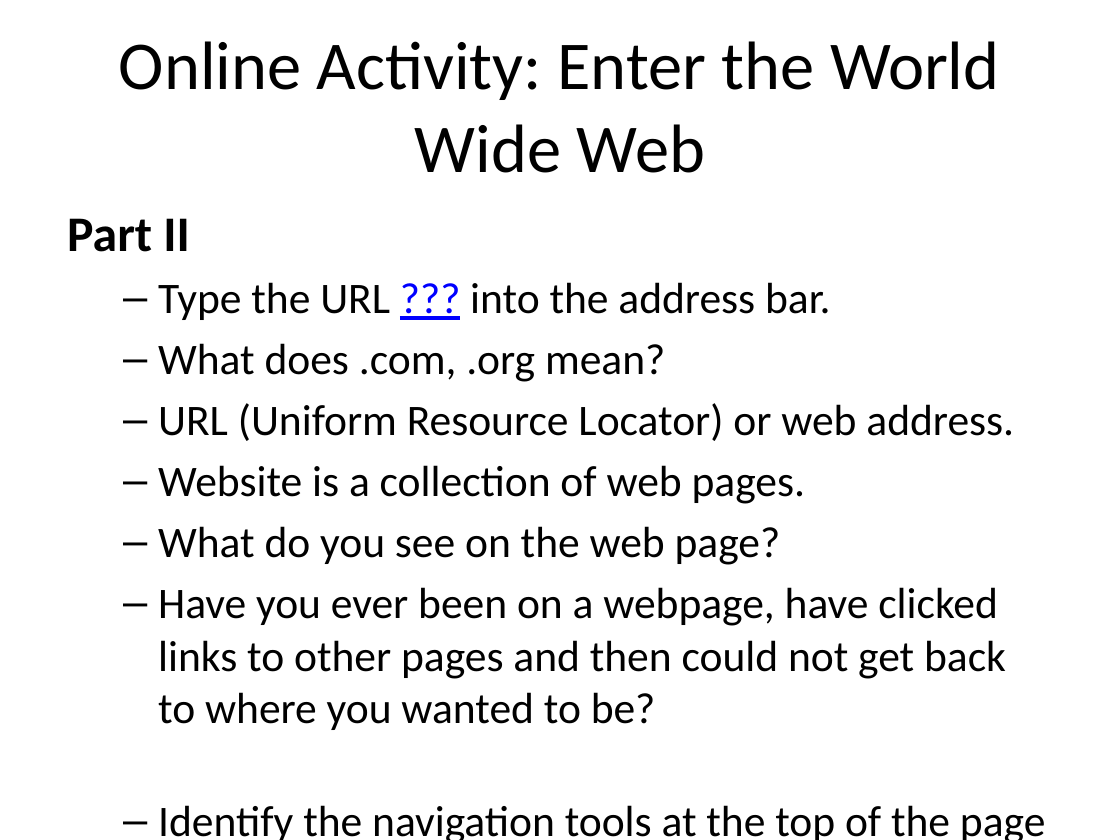
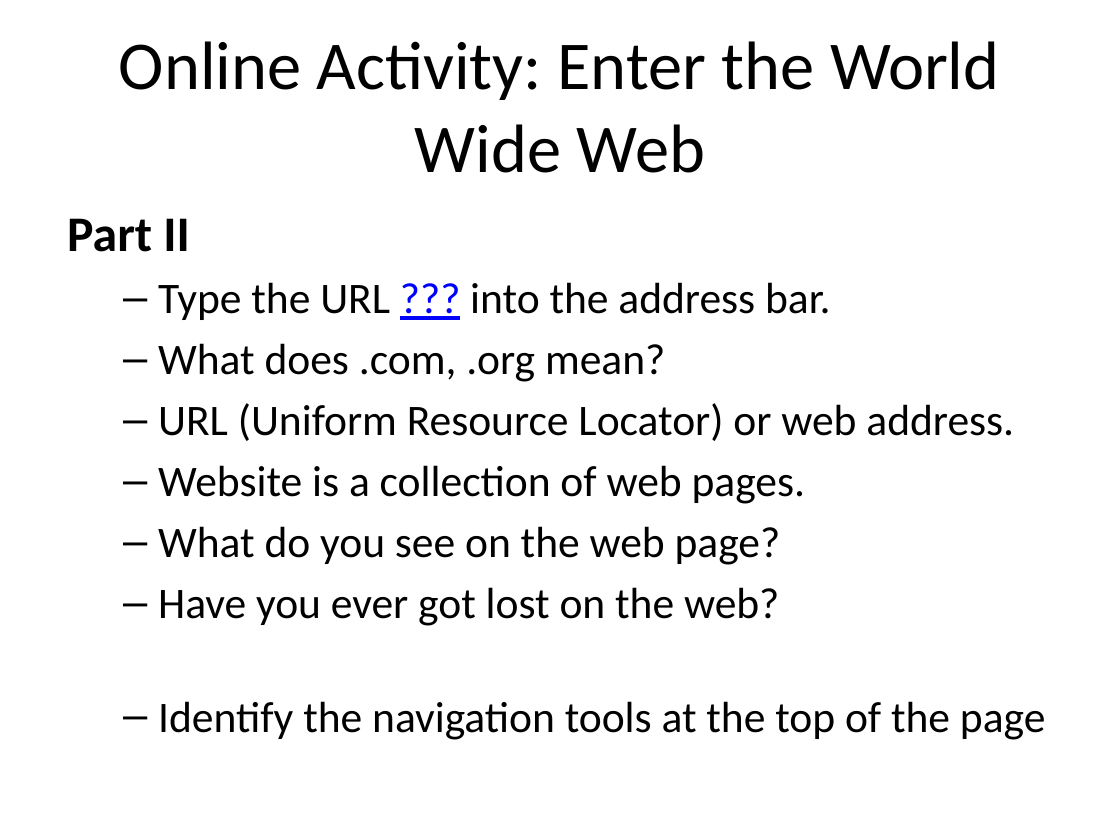
Before and after one commit to mr-eggleton/web-lit-core, a slide deck: slide 5 of powerpoints/03-make-friends-with-your-browser.pptx. Drawn at 1120x840 pixels with LibreOffice and Linux fonts; fonts in the diff are those of the drawing. Boxes give left, top, right and bottom in pixels: in the first picture for what was removed or moved away, otherwise in the second. Text is boxed around its words. In the diff, an @@ line names an element or a change of style, - is before the commit and + after.

```diff
--- a/powerpoints/03-make-friends-with-your-browser.pptx
+++ b/powerpoints/03-make-friends-with-your-browser.pptx
@@ text at [158, 587, 779, 626]: text changed @@
-  – Have you ever been on a webpage, have clicked links to other pages and then could not get back to where you wanted to be?
+  – Have you ever got lost on the web?
```
Also in this commit, not shown: 1 other slide changed, 3 other files.
